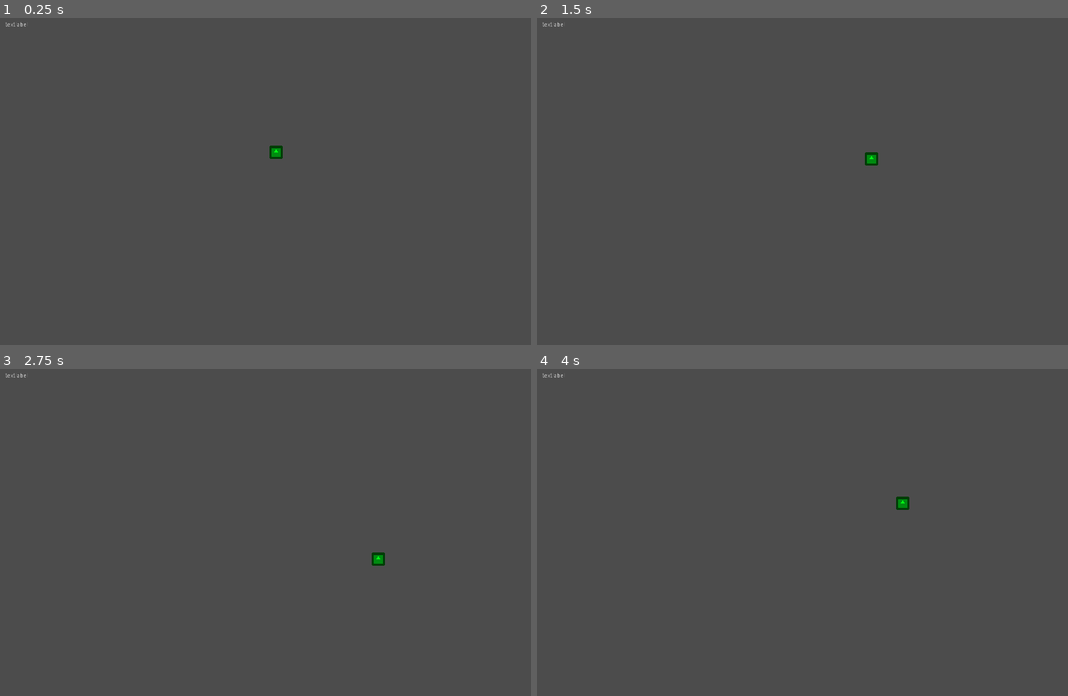
Above: before the commit, frames 1-4 (two rows, left to right).
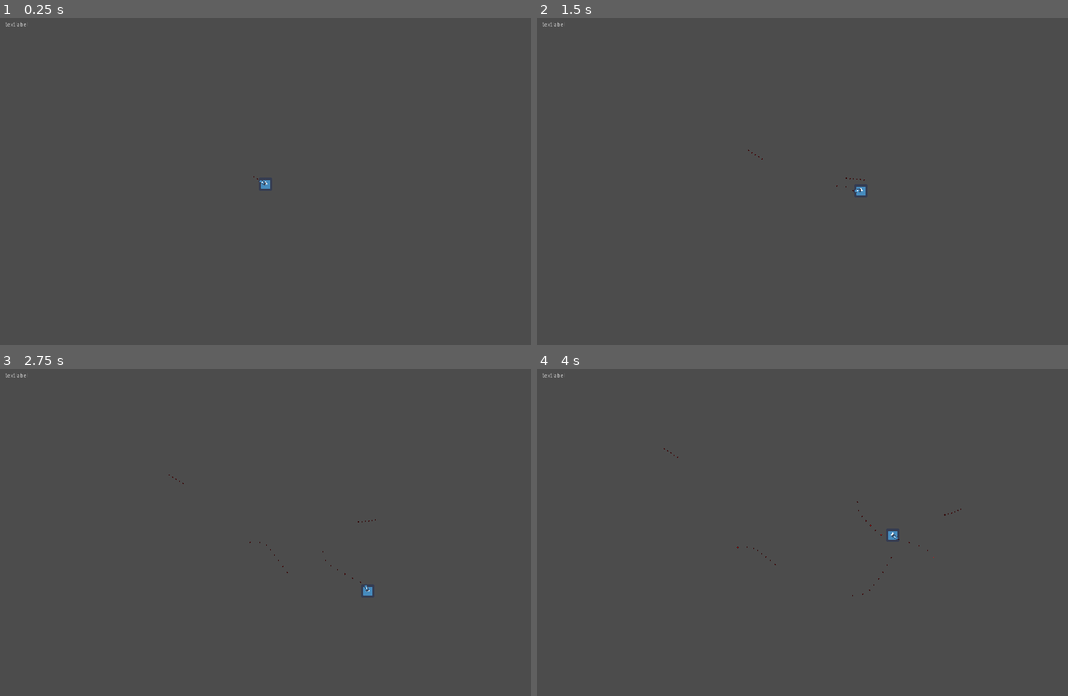
Above: after the commit, the same moments.

Repository: skarnl/gmtk-game-jam
Game: Godot game, scene res://screens/game/game.tscn
Two runs of this game, one before a commit and one after it. Both use one fixed random seed, a clock stepped at 60 frames per second and the inputs below. The engine's default icon, where the game draws it, is replaced by a stand-in: a white triangle on a blue panel in a dark square.
Inputs (mouse positions are in pixels of both pictures, inside the frame that each line leads up to):
- Up to frame 1 (0.25 s): no input
- Up to frame 2 (1.5 s): tap Enter at 0.5 s; move the mouse to (919, 168) at 0.52 s; hold Right (ui_right) 0.53-1.28 s; move the mouse to (696, 201) at 1.27 s; hold Down (ui_down) from 1.28 s (still down)
- Up to frame 3 (2.75 s): move the mouse to (318, 460) at 2.02 s; release Down (ui_down) at 2.03 s; hold Right (ui_right) from 2.03 s (still down)
- Up to frame 4 (4 s): move the mouse to (775, 601) at 2.77 s; release Right (ui_right) at 2.78 s; hold Up (ui_up) 2.78-3.53 s; move the mouse to (961, 584) at 3.52 s; hold Left (ui_left) from 3.53 s (still down)

The runs differ from the first frame. In frame 1, 0.1% of the frame differs, in the area x 47-54%, y 39-53%; in frame 2, 0.2%; in frame 3, 0.2%; in frame 4, 0.2%, in the area x 23-80%, y 24-70%.

Commit message:
Setup some weapons and have shooting working

Diff:
--- a/entities/Player.gd
+++ b/entities/Player.gd
@@ -1,10 +1,48 @@
 extends KinematicBody2D
 
+# TODO expose this when paused
 const ACCELERATION = 1000
 const MAX_SPEED = 180
 const FRICTION = 1000
+const MIN_ATTACK_WAIT_TIME = 0.5
+const MAX_ATTACK_WAIT_TIME = 7
+
+export(String) var weapon_scene_path
+
+var SHOOTING_DIRECTION = Vector2.RIGHT
 
 var velocity = Vector2.ZERO
+var weapon
+
+#do we need this?
+var weapon_path
+
+var rnd
+
+func _ready():
+	rnd = RandomNumberGenerator.new()
+	rnd.randomize()
+
+	$AttackTimer.connect('timeout', self, '_on_Timer_timeout')
+
+	_init_weapon()
+	_set_random_shooting_direction()
+	_start_timer()
+
+func _init_weapon():
+	var weapon_instance = load(weapon_scene_path).instance()
+	var weapon_anchor = $WeaponPivot/WeaponSpawnPoint
+	weapon_anchor.add_child(weapon_instance)
+
+	weapon = weapon_anchor.get_child(0)
+
+	weapon_path = weapon.get_path()
+#	weapon.connect("attack_finished", self, "_on_Weapon_attack_finished")
+
+
+func _on_Timer_timeout():
+	attack()
+
 
 func _physics_process(delta):
 	var input_vector = Vector2.ZERO
@@ -20,3 +58,27 @@
 		velocity = velocity.move_toward(Vector2.ZERO, FRICTION * delta)
 
 	move_and_slide(velocity)
+
+	$WeaponPivot/WeaponSpawnPoint.look_at(get_global_mouse_position())
+
+
+func _start_timer():
+	$AttackTimer.wait_time = rnd.randf_range(MIN_ATTACK_WAIT_TIME, MAX_ATTACK_WAIT_TIME)
+
+	$AttackTimer.wait_time = 0.1
+	print("wait time = ", $AttackTimer.wait_time)
+
+	$AttackTimer.start()
+
+
+func _set_random_shooting_direction():
+	randomize()
+	var directions = [Vector2.UP, Vector2.RIGHT, Vector2.DOWN, Vector2.LEFT]
+	directions.shuffle()
+
+	SHOOTING_DIRECTION = directions.front()
+
+
+
+func attack():
+	weapon.attack()
--- a/entities/Player.tscn
+++ b/entities/Player.tscn
@@ -8,8 +8,8 @@
 height = 3.48083
 
 [node name="Player" type="KinematicBody2D"]
-position = Vector2( 489, 241 )
 script = ExtResource( 2 )
+weapon_scene_path = "res://entities/Weapons/RangedWeapon.tscn"
 
 [node name="icon" type="Sprite" parent="."]
 position = Vector2( 0, 0.0992432 )
@@ -18,3 +18,9 @@
 
 [node name="CollisionShape2D" type="CollisionShape2D" parent="."]
 shape = SubResource( 1 )
+
+[node name="AttackTimer" type="Timer" parent="."]
+
+[node name="WeaponPivot" type="Node2D" parent="."]
+
+[node name="WeaponSpawnPoint" type="Node2D" parent="WeaponPivot"]
--- /dev/null
+++ b/entities/Weapons/BaseWeapon.gd
@@ -0,0 +1,9 @@
+extends Node2D
+class_name BaseWeapon
+
+# Called when the node enters the scene tree for the first time.
+func _ready():
+	pass # Replace with function body.
+
+func attack():
+	pass
--- /dev/null
+++ b/entities/Weapons/Bullet.gd
@@ -0,0 +1,12 @@
+extends KinematicBody2D
+class_name Bullet
+
+const BULLET_SPEED = 1.6
+
+func _physics_process(delta):
+	move_and_collide(Vector2.RIGHT.rotated(rotation) * BULLET_SPEED)
+
+
+# remove when out of screen
+func _on_VisibilityNotifier2D_screen_exited():
+	queue_free()
--- /dev/null
+++ b/entities/Weapons/Bullet.tscn
@@ -0,0 +1,28 @@
+[gd_scene load_steps=4 format=2]
+
+[ext_resource path="res://entities/Weapons/Bullet.gd" type="Script" id=1]
+[ext_resource path="res://assets/images/icon.png" type="Texture" id=2]
+
+[sub_resource type="CircleShape2D" id=1]
+radius = 3.66385
+
+[node name="Bullet" type="KinematicBody2D"]
+rotation = -0.00597425
+collision_layer = 4
+collision_mask = 8
+script = ExtResource( 1 )
+
+[node name="Sprite" type="Sprite" parent="."]
+modulate = Color( 0.960784, 0.0352941, 0.0352941, 1 )
+rotation = 0.785398
+scale = Vector2( 0.02, 0.02 )
+texture = ExtResource( 2 )
+
+[node name="CollisionShape2D" type="CollisionShape2D" parent="."]
+shape = SubResource( 1 )
+
+[node name="VisibilityNotifier2D" type="VisibilityNotifier2D" parent="."]
+
+[node name="RayCast2D" type="RayCast2D" parent="."]
+rotation = -1.5708
+[connection signal="screen_exited" from="VisibilityNotifier2D" to="." method="_on_VisibilityNotifier2D_screen_exited"]
--- /dev/null
+++ b/entities/Weapons/EnemyBullet.tscn
@@ -0,0 +1,6 @@
+[gd_scene load_steps=2 format=2]
+
+[ext_resource path="res://entities/Weapons/Bullet.tscn" type="PackedScene" id=1]
+
+[node name="EnemyBullet" instance=ExtResource( 1 )]
+collision_mask = 2
--- /dev/null
+++ b/entities/Weapons/MeleeWeapon.gd
@@ -0,0 +1,55 @@
+extends Area2D
+
+signal attack_finished
+
+onready var animation_player = $AnimationPlayer
+
+enum STATES {IDLE, ATTACK}
+var current_state = STATES.IDLE
+
+export(int) var damage = 1
+
+
+func _ready():
+	set_physics_process(false)
+
+
+func _physics_process(delta):
+	var overlapping_bodies = get_overlapping_bodies()
+	if not overlapping_bodies:
+		return
+
+	for body in overlapping_bodies:
+		if not body.is_in_group("character"):
+			return
+		if is_owner(body):
+			return
+
+		body.take_damage(damage)
+	set_physics_process(false)
+
+
+func is_owner(node):
+	return node.weapon_path == get_path()
+
+
+func _change_state(new_state):
+	current_state = new_state
+
+	# Initialize the new state
+	match new_state:
+		STATES.ATTACK:
+			set_physics_process(true)
+		STATES.IDLE:
+			set_physics_process(false)
+
+
+func attack():
+	animation_player.play("attack")
+	_change_state(STATES.ATTACK)
+
+
+func _on_AnimationPlayer_animation_finished( name ):
+	if name == "attack":
+		_change_state(STATES.IDLE)
+		emit_signal("attack_finished")
--- /dev/null
+++ b/entities/Weapons/MeleeWeapon.tscn
@@ -0,0 +1,100 @@
+[gd_scene load_steps=5 format=2]
+
+[ext_resource path="res://assets/images/icon.png" type="Texture" id=1]
+[ext_resource path="res://entities/Weapons/MeleeWeapon.gd" type="Script" id=2]
+
+
+[sub_resource type="Animation" id=1]
+resource_name = "_setup"
+tracks/0/type = "value"
+tracks/0/path = NodePath("CollisionPolygon2D:disabled")
+tracks/0/interp = 1
+tracks/0/loop_wrap = true
+tracks/0/imported = false
+tracks/0/enabled = true
+tracks/0/keys = {
+"times": PoolRealArray( 0 ),
+"transitions": PoolRealArray( 1 ),
+"update": 1,
+"values": [ true ]
+}
+tracks/1/type = "value"
+tracks/1/path = NodePath("Sprite:position")
+tracks/1/interp = 1
+tracks/1/loop_wrap = true
+tracks/1/imported = false
+tracks/1/enabled = true
+tracks/1/keys = {
+"times": PoolRealArray( 0 ),
+"transitions": PoolRealArray( 1 ),
+"update": 0,
+"values": [ Vector2( 0, 0 ) ]
+}
+tracks/2/type = "value"
+tracks/2/path = NodePath("Sprite:rotation_degrees")
+tracks/2/interp = 1
+tracks/2/loop_wrap = true
+tracks/2/imported = false
+tracks/2/enabled = true
+tracks/2/keys = {
+"times": PoolRealArray( 0 ),
+"transitions": PoolRealArray( 1 ),
+"update": 0,
+"values": [ 0.0 ]
+}
+tracks/3/type = "value"
+tracks/3/path = NodePath("Sprite:scale")
+tracks/3/interp = 1
+tracks/3/loop_wrap = true
+tracks/3/imported = false
+tracks/3/enabled = true
+tracks/3/keys = {
+"times": PoolRealArray( 0 ),
+"transitions": PoolRealArray( 1 ),
+"update": 0,
+"values": [ Vector2( 0.0898438, 1 ) ]
+}
+tracks/4/type = "value"
+tracks/4/path = NodePath("Sprite:modulate")
+tracks/4/interp = 1
+tracks/4/loop_wrap = true
+tracks/4/imported = false
+tracks/4/enabled = true
+tracks/4/keys = {
+"times": PoolRealArray( 0 ),
+"transitions": PoolRealArray( 1 ),
+"update": 0,
+"values": [ Color( 1, 1, 1, 1 ) ]
+}
+tracks/5/type = "value"
+tracks/5/path = NodePath("Sprite:visible")
+tracks/5/interp = 1
+tracks/5/loop_wrap = true
+tracks/5/imported = false
+tracks/5/enabled = true
+tracks/5/keys = {
+"times": PoolRealArray( 0 ),
+"transitions": PoolRealArray( 1 ),
+"update": 1,
+"values": [ true ]
+}
+
+[sub_resource type="Animation" id=2]
+resource_name = "attack"
+
+[node name="Weapon" type="Area2D"]
+script = ExtResource( 2 )
+
+[node name="AnimationPlayer" type="AnimationPlayer" parent="."]
+anims/_setup = SubResource( 1 )
+anims/attack = SubResource( 2 )
+
+[node name="CollisionPolygon2D" type="CollisionPolygon2D" parent="."]
+position = Vector2( -17.5, 42 )
+polygon = PoolVector2Array( 17.5, -38.5, 38.5, -32.5, 50.5, 7, 43.5, 37.5, 24.5, 35, 19, 0, 18.5, -26 )
+disabled = true
+
+[node name="Sprite" type="Sprite" parent="."]
+scale = Vector2( 0.0898438, 1 )
+texture = ExtResource( 1 )
+centered = false
--- /dev/null
+++ b/entities/Weapons/RangedWeapon.gd
@@ -0,0 +1,15 @@
+extends BaseWeapon
+
+export(PackedScene) var bulletReference
+
+var world
+
+func _ready():
+	var nodes = get_tree().get_nodes_in_group('world')
+	world = nodes.front()
+
+func attack():
+	var bullet = bulletReference.instance() as Bullet
+	bullet.rotation = get_parent().rotation
+	bullet.position = $BulletSpawnPosition.global_position
+	world.add_child(bullet)
--- /dev/null
+++ b/entities/Weapons/RangedWeapon.tscn
@@ -0,0 +1,19 @@
+[gd_scene load_steps=4 format=2]
+
+[ext_resource path="res://entities/Weapons/RangedWeapon.gd" type="Script" id=1]
+[ext_resource path="res://assets/images/icon.png" type="Texture" id=2]
+[ext_resource path="res://entities/Weapons/Bullet.tscn" type="PackedScene" id=3]
+
+[node name="RangedWeapon" type="Sprite"]
+script = ExtResource( 1 )
+bulletReference = ExtResource( 3 )
+
+[node name="Sprite" type="Sprite" parent="."]
+position = Vector2( 9.01561, 0 )
+rotation = -1.5708
+scale = Vector2( 0.0581115, 0.138214 )
+texture = ExtResource( 2 )
+
+[node name="BulletSpawnPosition" type="Node2D" parent="."]
+position = Vector2( 18.5616, -0.0883904 )
+rotation = -0.00166501
--- a/project.godot
+++ b/project.godot
@@ -8,9 +8,20 @@
 
 config_version=4
 
-_global_script_classes=[  ]
+_global_script_classes=[ {
+"base": "Node2D",
+"class": "BaseWeapon",
+"language": "GDScript",
+"path": "res://entities/Weapons/BaseWeapon.gd"
+}, {
+"base": "KinematicBody2D",
+"class": "Bullet",
+"language": "GDScript",
+"path": "res://entities/Weapons/Bullet.gd"
+} ]
 _global_script_class_icons={
-
+"BaseWeapon": "",
+"Bullet": ""
 }
 
 [application]
@@ -41,6 +52,13 @@
  ]
 }
 
+[layer_names]
+
+2d_physics/layer_1="world"
+2d_physics/layer_2="player"
+2d_physics/layer_3="bullets"
+2d_physics/layer_4="enemies"
+
 [rendering]
 
 quality/2d/use_pixel_snap=true
--- /dev/null
+++ b/screens/game/AttackTrigger.gd
@@ -0,0 +1,27 @@
+extends Timer
+
+signal attack
+
+# TODO: make this adjustable by player in PAUSE-SCREEN?
+const MIN_ATTACK_TIME = 0.5
+const MAX_ATTACK_TIME = 7
+
+var rnd = RandomNumberGenerator.new()
+
+func _ready():
+	rnd.randomize()
+
+	_set_random_time()
+
+	# warning-ignore:return_value_discarded
+	connect('timeout', self, '_on_timeout')
+
+func _on_timeout():
+	emit_signal('attack')
+
+
+func change_time():
+	_set_random_time()
+
+func _set_random_time():
+	wait_time = rnd.randf_range(MIN_ATTACK_TIME, MAX_ATTACK_TIME)
--- a/screens/game/game.gd
+++ b/screens/game/game.gd
@@ -3,7 +3,5 @@
 
 var screen_size = Vector2.ZERO
 
-
 func _ready():
 	screen_size = get_viewport().size
-	print("game")
--- a/screens/game/game.tscn
+++ b/screens/game/game.tscn
@@ -1,17 +1,15 @@
-[gd_scene load_steps=5 format=2]
+[gd_scene load_steps=4 format=2]
 
 [ext_resource path="res://entities/Player.tscn" type="PackedScene" id=1]
 [ext_resource path="res://screens/game/game.gd" type="Script" id=2]
 [ext_resource path="res://gui/hud.tscn" type="PackedScene" id=3]
-[ext_resource path="res://entities/player.gd" type="Script" id=4]
 
-[node name="Game" type="Node2D"]
+[node name="Game" type="Node2D" groups=[
+"world",
+]]
 script = ExtResource( 2 )
 
 [node name="HUD" parent="." instance=ExtResource( 3 )]
 
-[node name="Player" type="Sprite" parent="." instance=ExtResource( 1 )]
-modulate = Color( 0, 1, 0.0862745, 1 )
-self_modulate = Color( 0.0745098, 1, 0.0196078, 1 )
-position = Vector2( 665, 323 )
-script = ExtResource( 4 )
+[node name="Player" parent="." instance=ExtResource( 1 )]
+position = Vector2( 640, 400 )
--- /dev/null
+++ b/screens/game/weapons/MeleeWeapon.gd
@@ -0,0 +1,15 @@
+extends Node2D
+
+
+
+func _ready():
+	set_physics_process(false)
+
+
+func attack():
+	pass
+
+
+# Called every frame. 'delta' is the elapsed time since the previous frame.
+func _physics_process(delta):
+	pass
